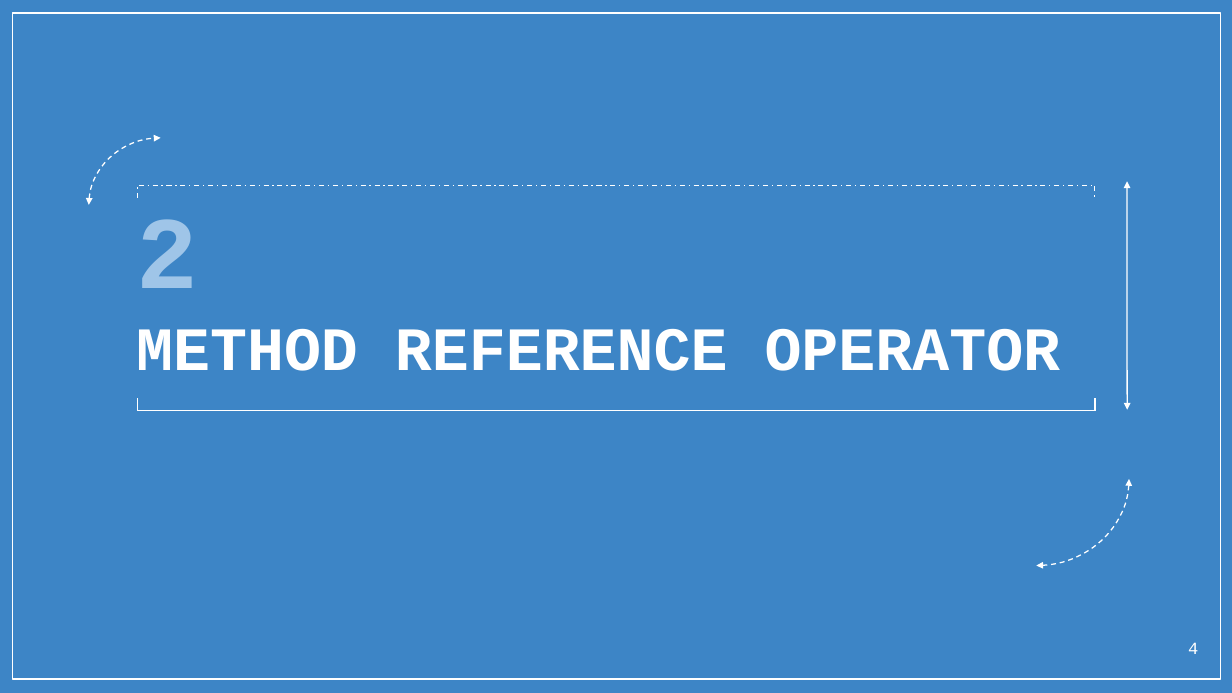
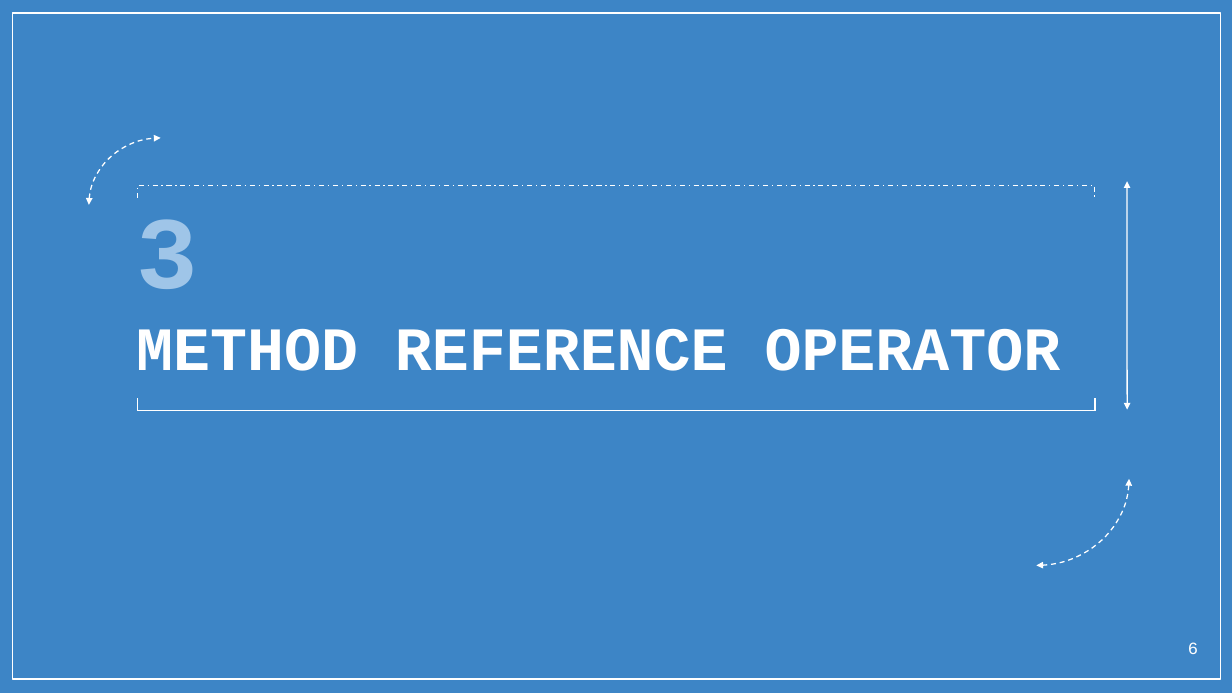
Before and after one commit to ghousek1/trashcan, a slide deck: slide 6 of Java8Features.pptx (slide 4 before the commit). Drawn at 1232x693 pixels with LibreOffice and Linux fonts; fonts in the diff are those of the drawing; background and template pictures are left out. Boxes give left, top, right and bottom in pixels: in the first picture for what was removed or moved away, otherwise in the second. Text is boxed around its words. In the diff, an @@ line names an element or a change of style, - is before the commit and + after.

```diff
--- a/Java8Features.pptx
+++ b/Java8Features.pptx
@@ text at (136, 219, 1061, 371): text changed @@
-2
-METHOD REFERENCE OPERATOR
+3
+METHOD REFERENCE OPERATOR
@@ page number at (1188, 642, 1198, 654): text changed @@
-4
+6
```
Also in this commit, not shown: 5 other slides changed, 7 slides added, 3 slides removed.
